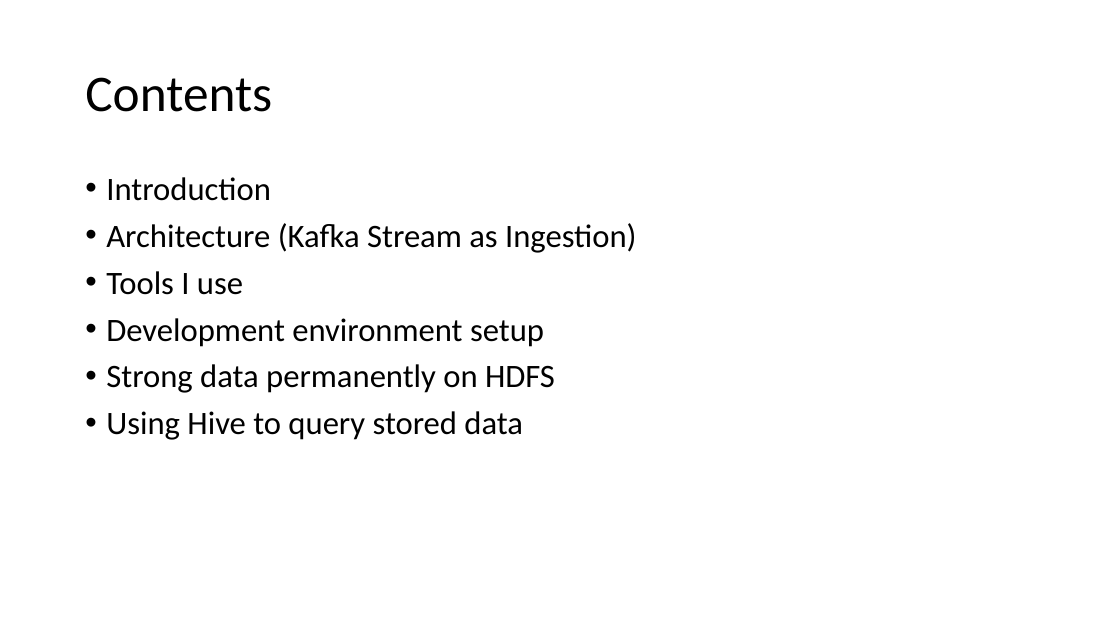
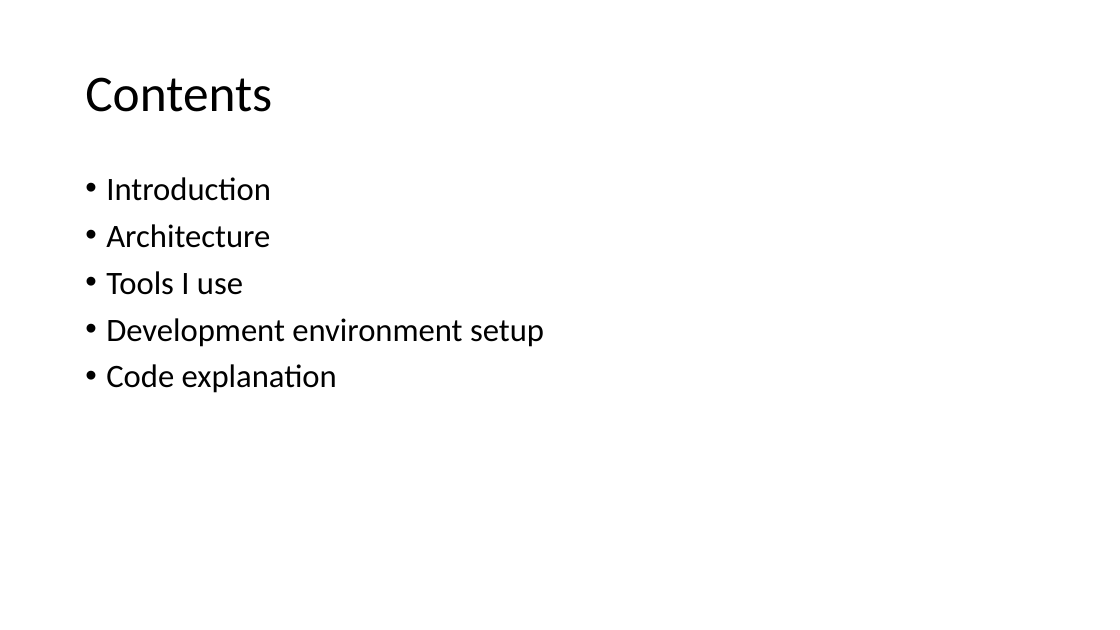
Before and after one commit to code2buptodate/BID-Finalproject, a slide deck: slide 2 of bdt-final-project-slide.pptx. Drawn at 1120x630 pixels with LibreOffice and Linux fonts; fonts in the diff are those of the drawing. Boxes give left, top, right and bottom in pixels: in the first picture for what was removed or moved away, otherwise in the second. Text is boxed around its words. In the diff, an @@ line names an element or a change of style, - is before the commit and + after.

```diff
--- a/bdt-final-project-slide.pptx
+++ b/bdt-final-project-slide.pptx
@@ text at box(106, 224, 270, 248): text changed @@
-• Architecture (Kafka Stream as Ingestion)
+• Architecture
@@ text at box(106, 364, 337, 393): text changed @@
-• Strong data permanently on HDFS
-• Using Hive to query stored data
+• Code explanation
```
Also in this commit, not shown: 3 other slides changed, 3 slides added, 1 slide removed.
